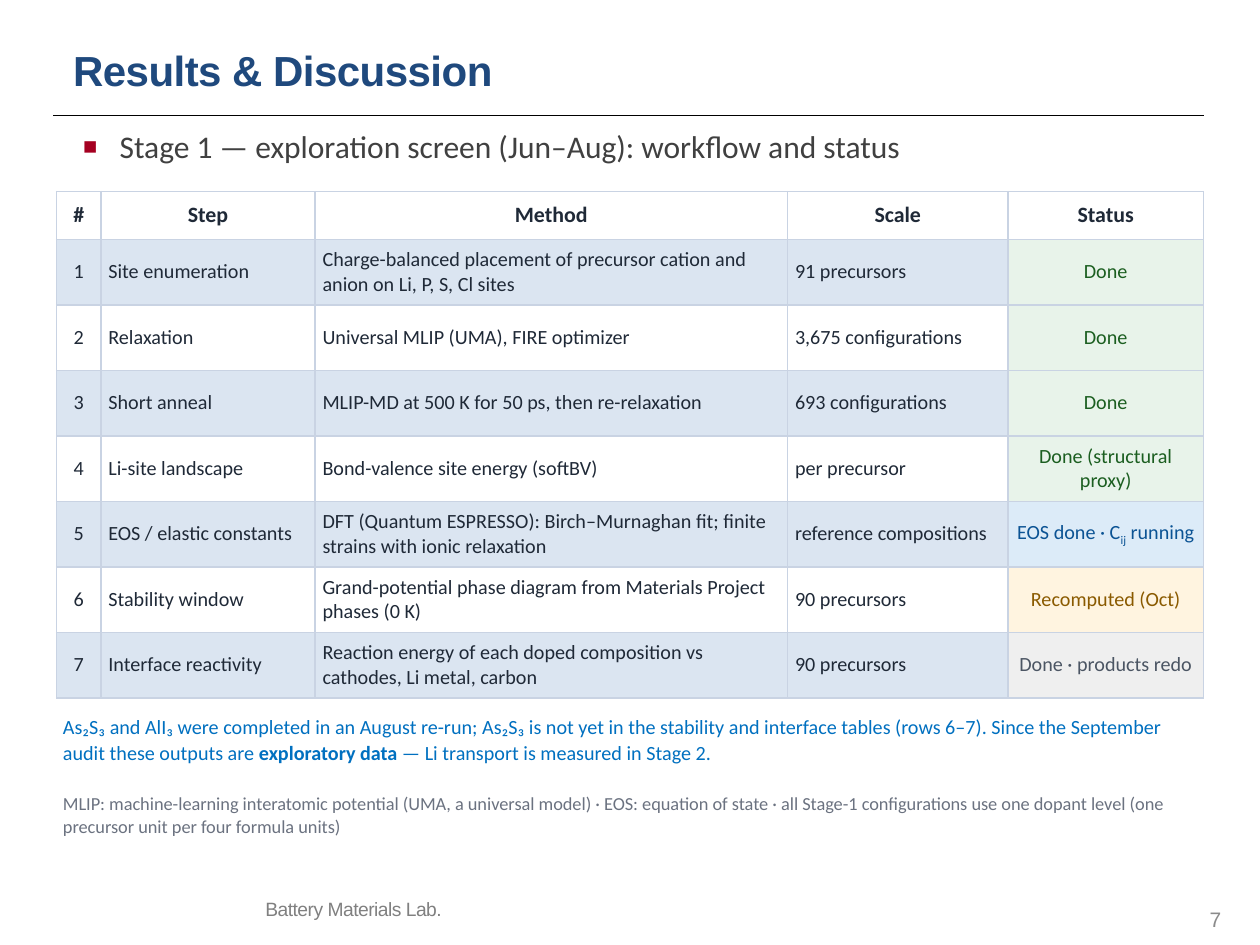
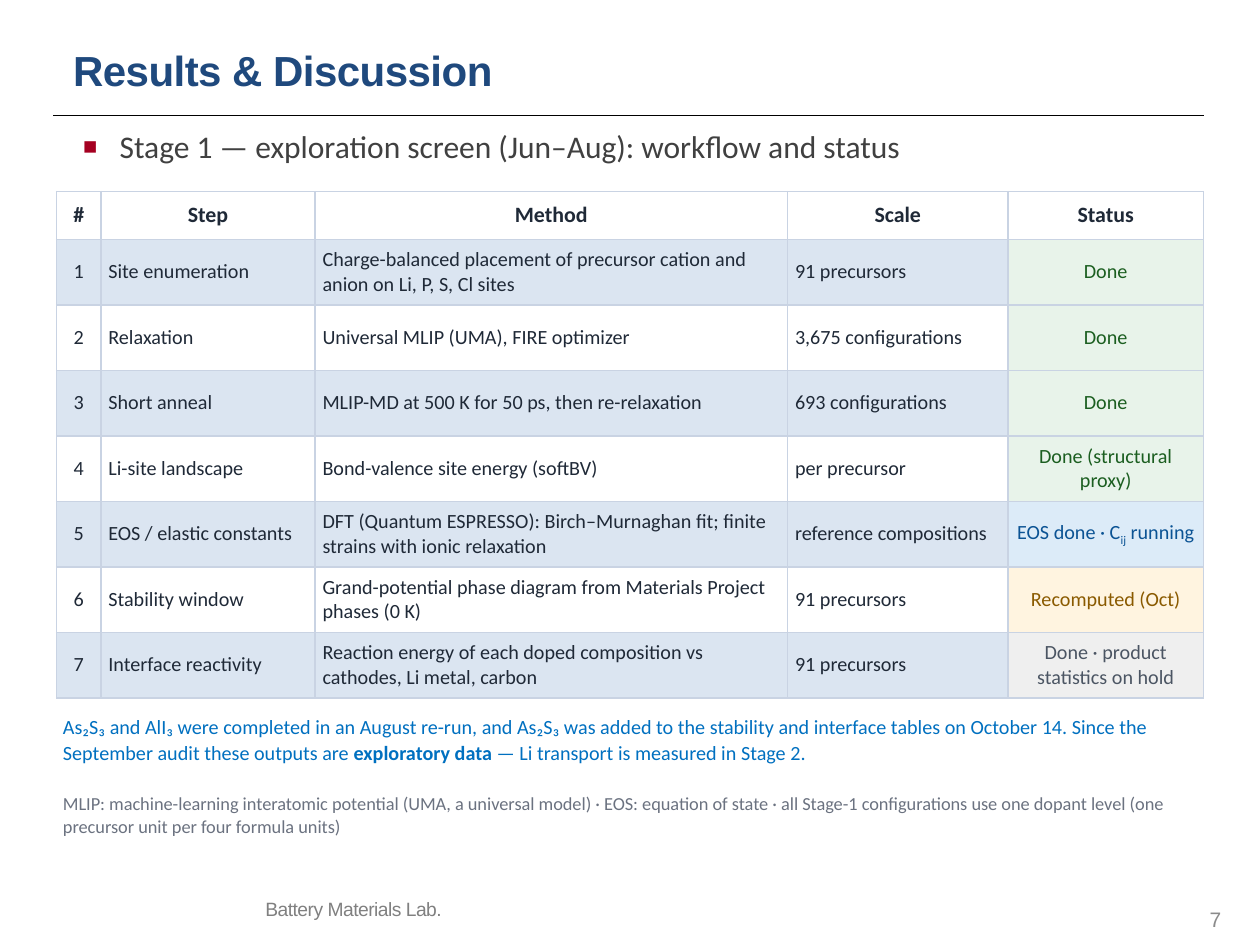
Before and after one commit to yonghoon7153-source/Yonghoon-DEM-DFT, a slide deck: slide 7 of kb/seminars/Research_Seminar_2026_10_13_cascade_progress.pptx. Drawn at 1260x945 pixels with LibreOffice and Linux fonts; fonts in the diff are those of the drawing; background and template pictures are left out. Boxes give left, top, right and bottom in pixels: in the first picture for what was removed or moved away, otherwise in the second. Text is boxed around its words. In the diff, an @@ line names an element or a change of style, - is before the commit and + after.

```diff
--- a/kb/seminars/Research_Seminar_2026_10_13_cascade_progress.pptx
+++ b/kb/seminars/Research_Seminar_2026_10_13_cascade_progress.pptx
@@ table at box(57, 192, 1203, 698) @@
-row 7, column 4: 90 precursors
+row 7, column 4: 91 precursors
-row 8, column 4: 90 precursors
+row 8, column 4: 91 precursors
-row 8, column 5: Done · products redo
+row 8, column 5: Done · product statistics on hold
@@ text at box(63, 720, 1146, 764): text changed @@
-As₂S₃ and AlI₃ were completed in an August re-run; As₂S₃ is not yet in the stability and interface tables (rows 6–7). Since the September audit these outputs are exploratory data — Li transport is measured in Stage 2.
+As₂S₃ and AlI₃ were completed in an August re-run, and As₂S₃ was added to the stability and interface tables on October 14. Since the September audit these outputs are exploratory data — Li transport is measured in Stage 2.
```
Also in this commit, not shown: 14 other files.
